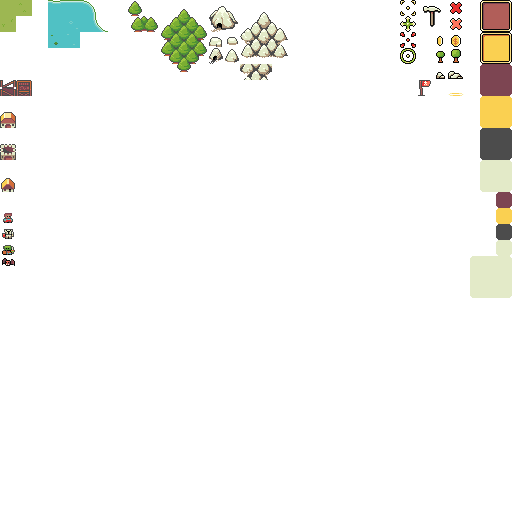
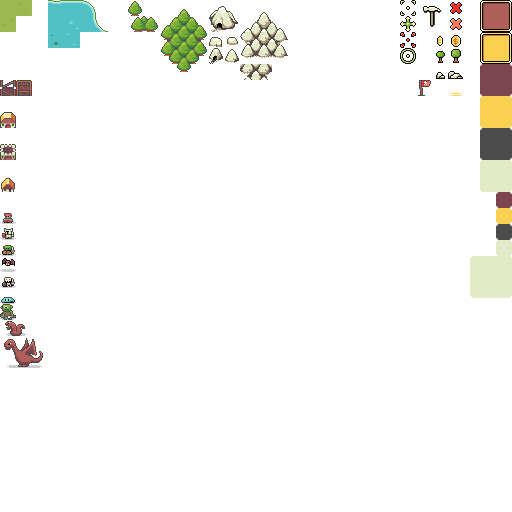
Before/after of a w=512, h=512 layered artwork. What changed in the layer stack:
renamed "characters" to "units", painted on it over box(0, 213, 43, 367)
showed "shadow", painted on it over box(0, 221, 42, 368)
painted on "water" over box(48, 2, 103, 45)
